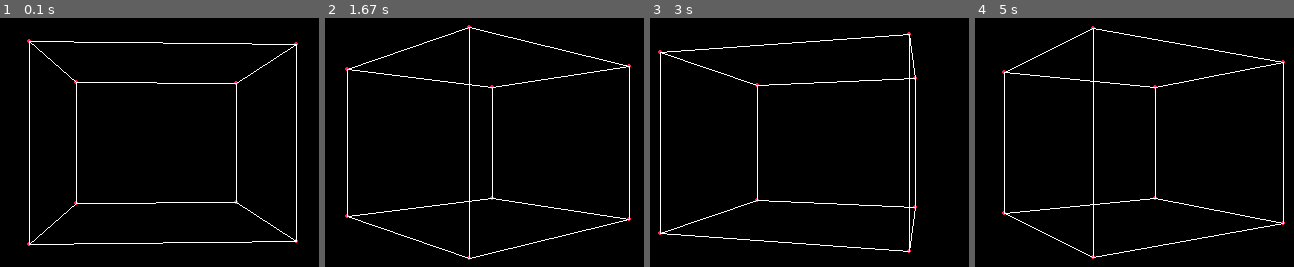
Above: before the commit, frames 1-4 (left to right).
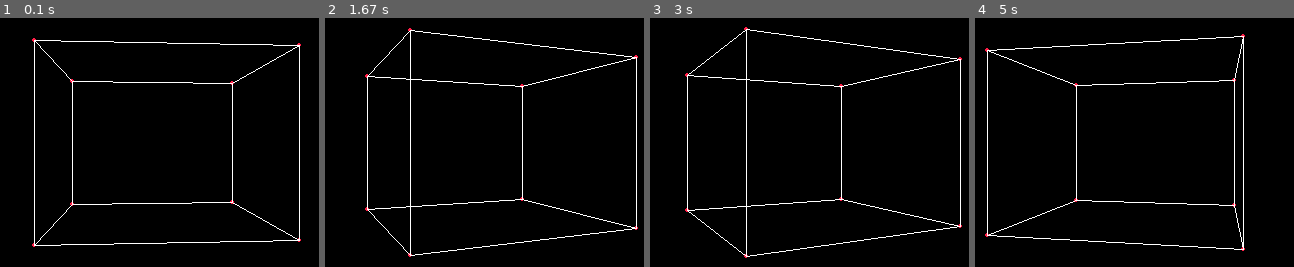
Above: after the commit, the same moments.

Repository: ShailMurtaza/PyGameLearning
Game: pygame game, started from 4.rotating_cube.py
The game is run twice, just before and just after one commit, with the same random seed, the same clock (stepped at 60 frames per second) and the same inputs.
Inputs:
- Up to frame 1 (0.1 s): no input
- Up to frame 2 (1.67 s): no input
- Up to frame 3 (3 s): no input
- Up to frame 4 (5 s): no input

The runs differ from the first frame. In frame 1, 3.2% of the frame differs, in the area x 8-95%, y 8-92%; in frame 2, 4.3%; in frame 3, 4.3%; in frame 4, 4.4%, in the area x 3-98%, y 3-97%.

Commit message:
4.rotating_cube.py: Added delta time for better animations

Diff:
--- a/4.rotating_cube.py
+++ b/4.rotating_cube.py
@@ -1,5 +1,6 @@
 import pygame
 import math
+from time import time
 
 WIDTH, HEIGHT = 800, 600
 run = True
@@ -106,7 +107,12 @@
 f = 1 # Focal Length
 def main():
     global POINTS
+    prev_time = time()
     while run:
+        new_time = time()
+        dt = new_time - prev_time
+        prev_time = new_time
+
         translated_points = translate_z(POINTS, 4)
 
         # Convert all 3D POINTS to 2D
@@ -117,12 +123,12 @@
         # Draw EDGES of CUBE
         for i in EDGES:
             pygame.draw.line(WIN, COLORS.white, v2d[i[0]], v2d[i[1]])
-        POINTS = rotate_points(POINTS, -1) # Rotate every point by 1 degree after every iteration
+        POINTS = rotate_points(POINTS, -1 * dt * 70) # Rotate every point by 1 degree after every iteration
 
         draw_win()
         events()
 
-        clock.tick(25) # FPS
+        clock.tick(60) # FPS
 
 
 main()
